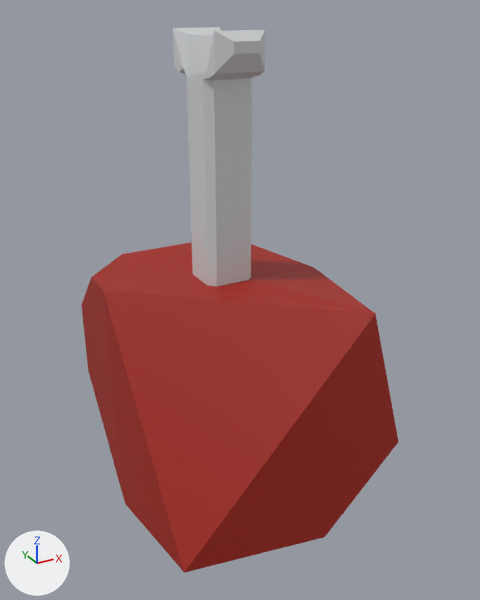
Renders of the Blender file Assets/Art/Models/Unit/Bodypart2.blend from each side of a commit.
Both versions are drawn from a 50 mm lens placed at (-2.36, -4.39, 4.0), pointed at (0.03, -0.04, 1.82). The axes (+X, +Y, +Z) are drawn at lower left. The lights are the same throughout.

In view in the first picture: 'Part'.
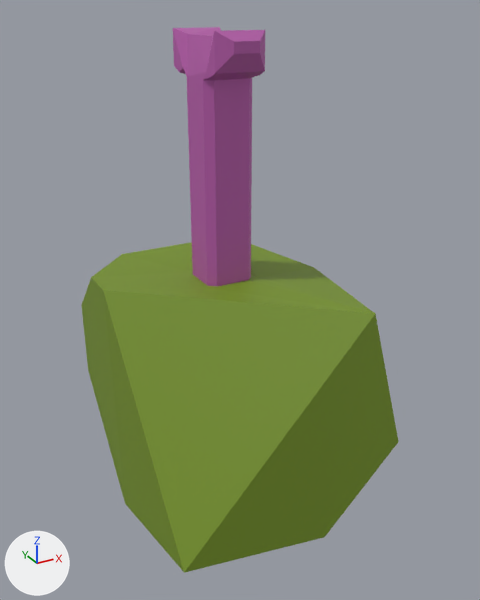
Location of each change, [x1, y1, x2, y2] in pixels of the pictures (480 x 600 px):
'Part', surface changed (red to green): [81, 27, 399, 573] in both

Patch to the scene script:
```diff
--- a/Assets/Art/Models/Unit/Bodypart2.blend.py
+++ b/Assets/Art/Models/Unit/Bodypart2.blend.py
@@ img_colorpalette_png @@
+img_colorpalette_png = load_image('ColorPalette.png', '../../../ColorPalette.png', 9, 10, 'sRGB')
@@ mat_material @@
 mat_material = principled_material('Material')
-mat_material.texture = img_palette_png
+mat_material.texture = img_colorpalette_png
@@ me_cube_001 @@
 me_cube_001.from_pydata(...)  # 66 vertices, 54 faces; spans x -1.01..1.11, y -1.0..1.0, z -3.86..0.0
 # used by ob_part; location = (0.0, 0.0, 0.0); rotation_euler = (-3.142, 0.0, 0.0), in degrees (-180, 0, 0)
+# me_cube_001 part 1: texture (UV) coordinates of 54 of 54 faces, centred in x -0.99..0.96, y -0.99..0.96, z -3.84..-0.1, changed; they spanned u 0.62..0.91, v 0.25..0.83 and now span u 0.08..0.81, v 0.84..0.95
 me_cube_001.materials.append(mat_material)
```
